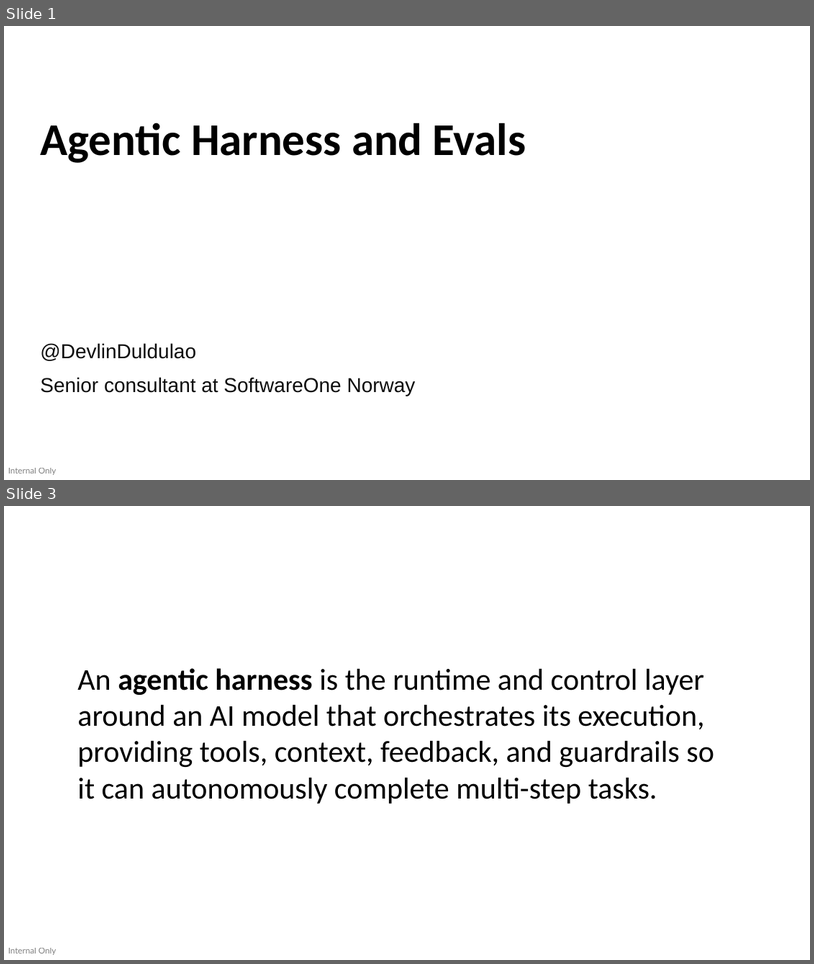
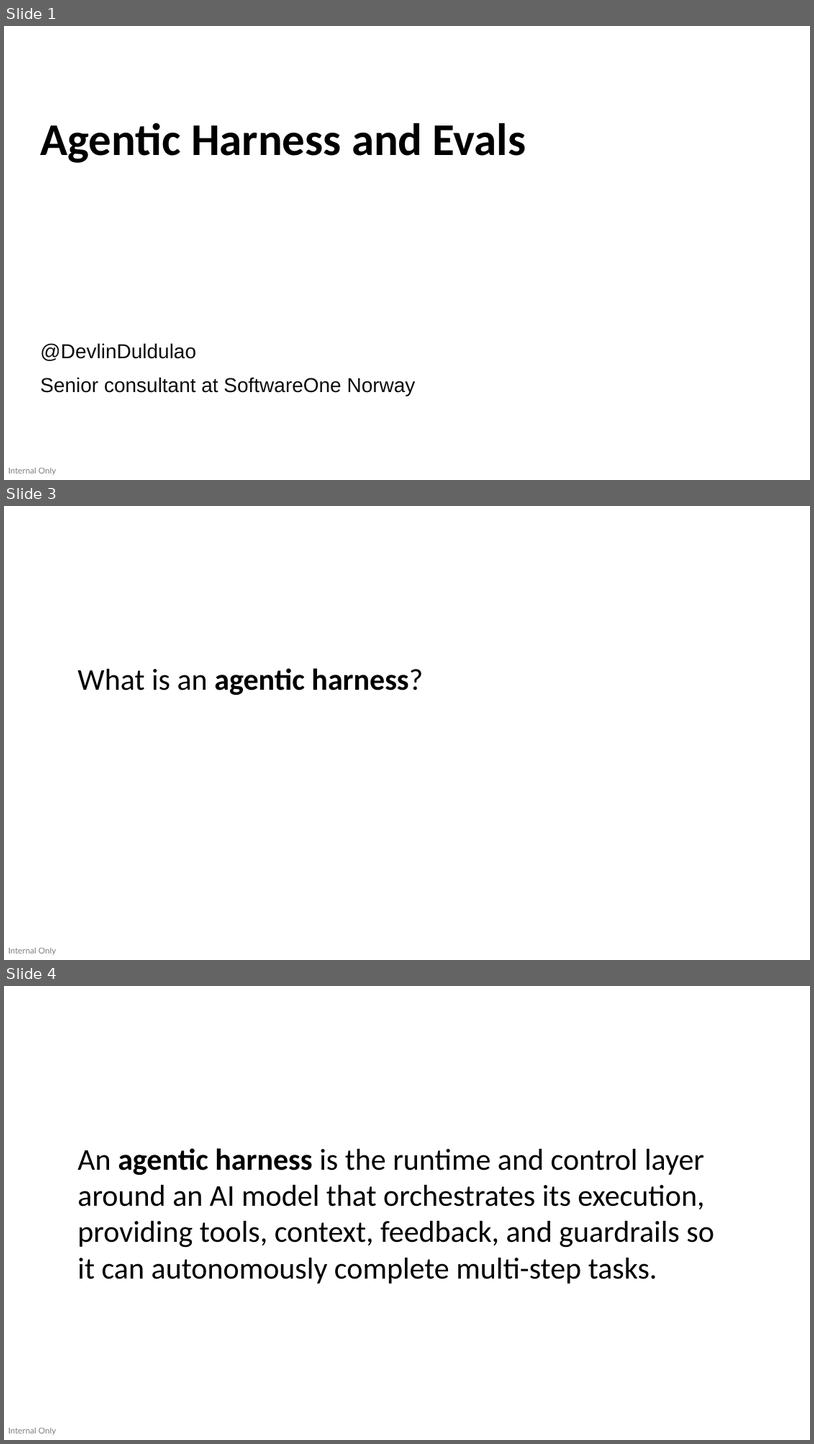
Before and after one commit to devlinduldulao/agents-and-skill-demo, a slide deck: overview-harness-and-evals.pptx. Shown one above the other, each under a label of ours: slides 1 and 3 before the commit, slides 1, 3 and 4 after it; the slides between them are not shown. The pictures are 814x964 and 814x1444 pixels, drawn with LibreOffice and Linux fonts; fonts in the diff are those of the drawing. Boxes give left, top, right and bottom in pixels: in the first picture for what was removed or moved away, otherwise in the second. Text is boxed around its words. In the diff, an @@ line names an element or a change of style, - is before the commit and + after.

```diff
--- a/overview-harness-and-evals.pptx
+++ b/overview-harness-and-evals.pptx
@@ slide 3 added at (x1=4, y1=506, x2=810, y2=960), background #FFFFFF; not listed: 1 template element that a slide beside it also shows @@
@@ text added at (x1=77, y1=668, x2=423, y2=695), 36 pt, text #000000, bold @@
+What is an agentic harness?
@@ what was slide 3 is now slide 4 @@
```
Also in this commit, not shown: 1 other slide added, 1 slide removed.
